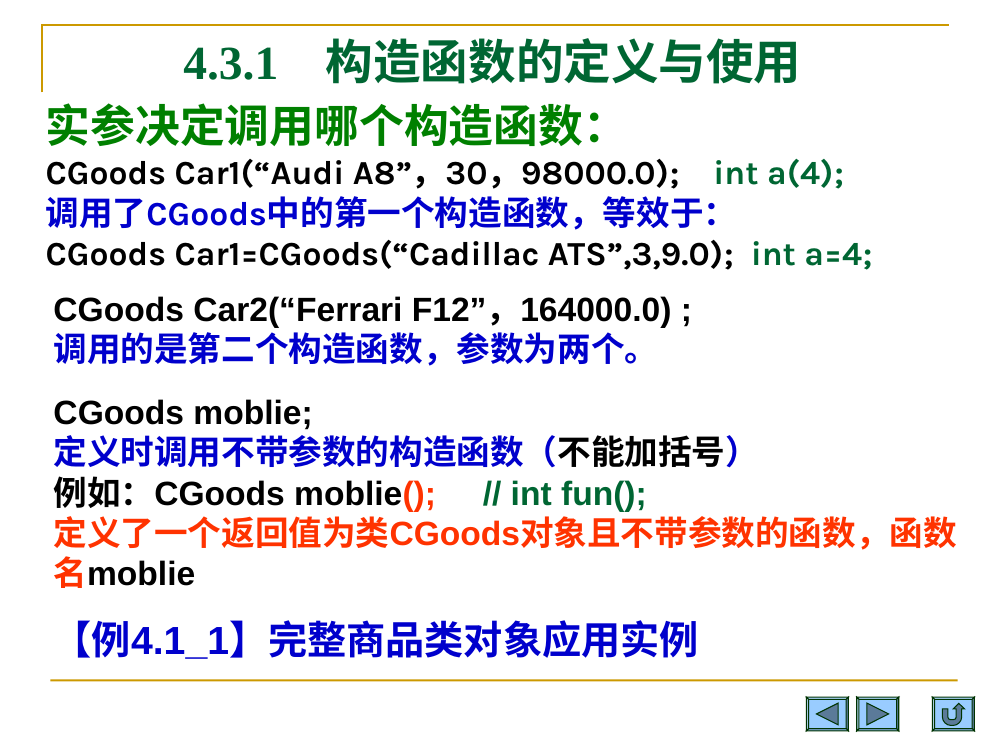
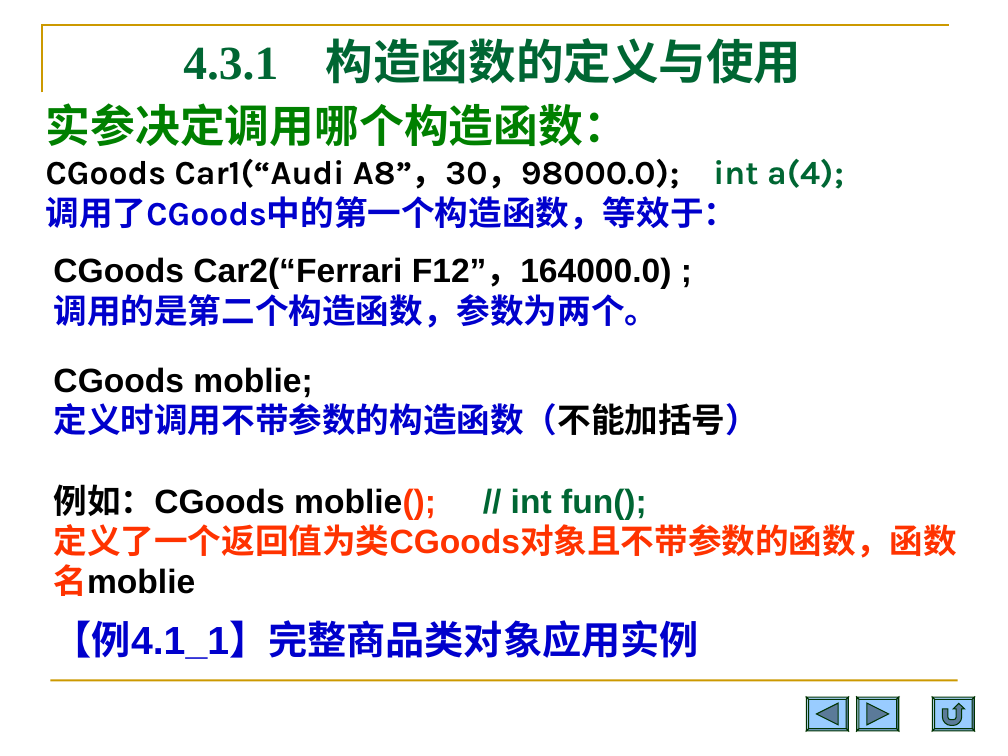
Before and after one commit to Changhe160/Changhe160.github.io, a slide deck: slide 18 of teachingRes/Cplusplus/unit04类与对象.ppt (slide 20 before the commit). Drawn at 1008x756 pixels with LibreOffice and Linux fonts; fonts in the diff are those of the drawing. Boxes give left, top, right and bottom in pixels: in the first picture for what was removed or moved away, otherwise in the second. Text is boxed around its words. In the diff, an @@ line names an element or a change of style, - is before the commit and + after.

```diff
--- a/teachingRes/Cplusplus/unit04类与对象.ppt
+++ b/teachingRes/Cplusplus/unit04类与对象.ppt
@@ text "CGoods Car2(“Ferrari F12”，164000.0) ;": place and size @@
-text "CGoods Car2(“Ferrari F12”，164000.0) ;" at (53,296,672,366)
+text "CGoods Car2(“Ferrari F12”，164000.0) ;" at (53,257,672,328)
@@ text at (46,240,872,270): paragraph removed @@
-CGoods Car1=CGoods(“Cadillac ATS”,3,9.0); int a=4;
@@ text "CGoods moblie;" rewrapped from (53,399,956,588) to (53,367,956,596) @@
```
Also in this commit, not shown: 16 other slides changed, 2 slides removed.
